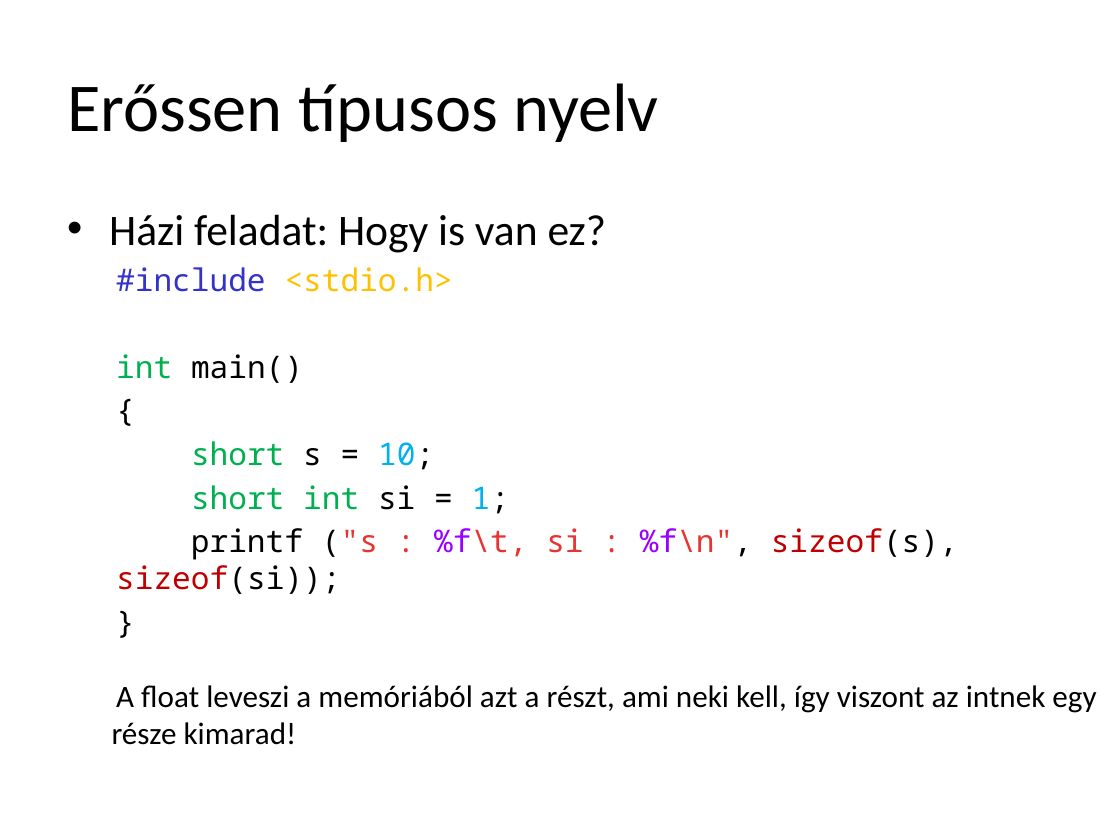
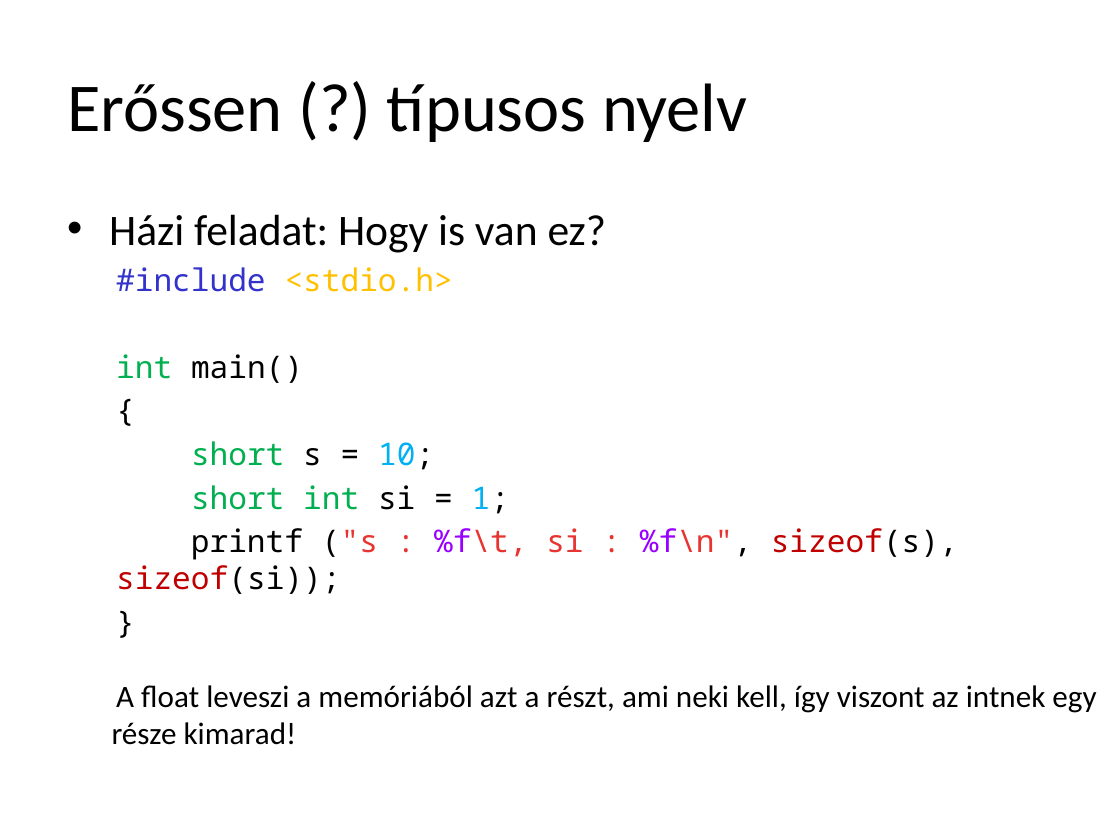
Before and after one commit to torokmark/cppgyak_jegyzet, a slide deck: slide 15 of programozasi_nyelvek_cpp_gyak02.pptx (slide 7 before the commit). Drawn at 1120x840 pixels with LibreOffice and Linux fonts; fonts in the diff are those of the drawing. Boxes give left, top, right and bottom in pixels: in the first picture for what was removed or moved away, otherwise in the second. Text is boxed around its words. In the diff, an @@ line names an element or a change of style, - is before the commit and + after.

Commit message:
Fixed: typos, extended

```diff
--- a/programozasi_nyelvek_cpp_gyak02.pptx
+++ b/programozasi_nyelvek_cpp_gyak02.pptx
@@ title at (67,83,747,142): text changed @@
-Erőssen típusos nyelv
+Erőssen (?) típusos nyelv
```
Also in this commit, not shown: 18 other slides changed, 11 slides added.
